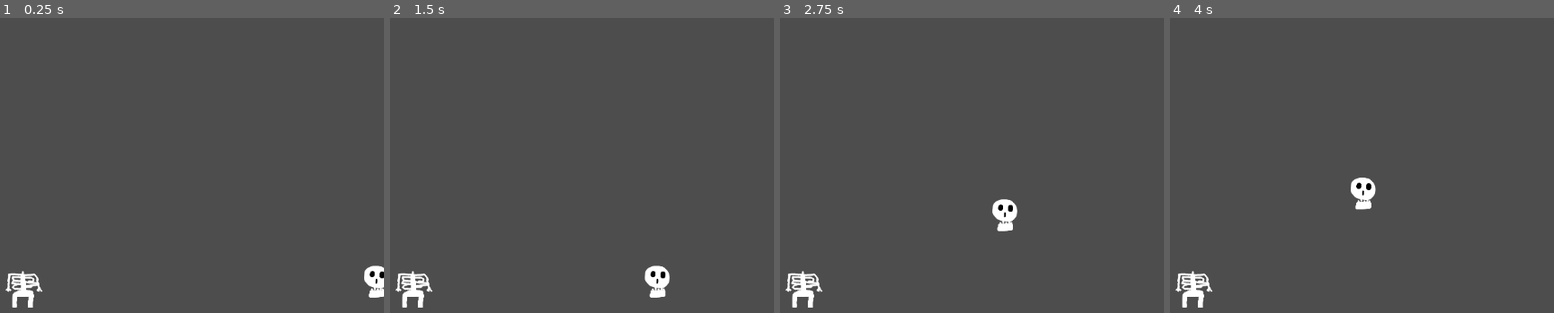
Above: before the commit, frames 1-4 (left to right).
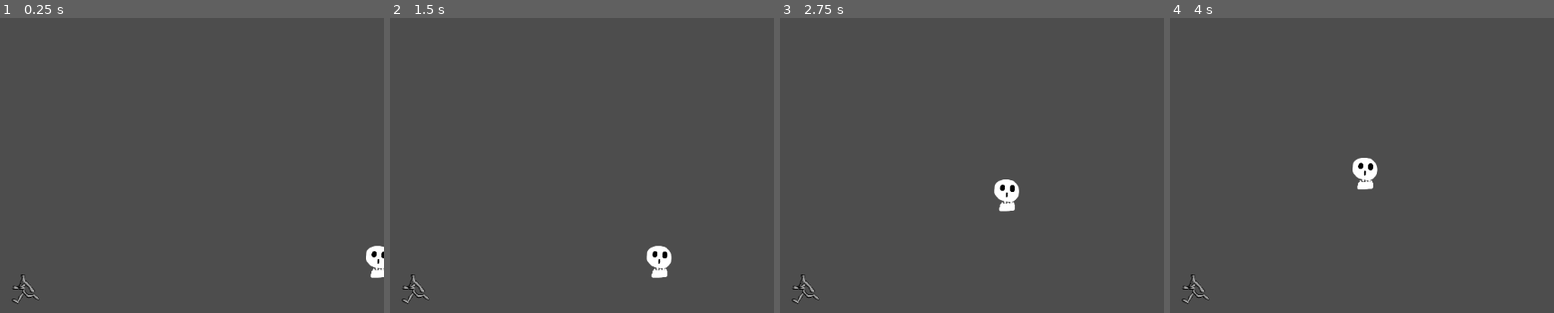
Above: after the commit, the same moments.

Repository: catowbr/skeleton-game
Game: Godot game, scene res://scenes/game.tscn
Two runs of this game, one before a commit and one after it. Both use one fixed random seed, a clock stepped at 60 frames per second and the inputs below.
Inputs:
- Up to frame 1 (0.25 s): no input
- Up to frame 2 (1.5 s): no input
- Up to frame 3 (2.75 s): no input
- Up to frame 4 (4 s): no input

The runs differ from the first frame. In frame 1, 1.4% of the frame differs, in the area x 1-100%, y 77-99%; in frame 2, 1.6%, in the area x 1-74%, y 77-99%; in frame 3, 1.5%; in frame 4, 1.5%.

Commit message:
Added Character Sprite and fixed centering

Diff:
--- a/scenes/skeleton.tscn
+++ b/scenes/skeleton.tscn
@@ -2,18 +2,286 @@
 
 [ext_resource type="Script" uid="uid://c3ym68letwqs" path="res://scripts/skeleton.gd" id="1_pbvs3"]
 [ext_resource type="Texture2D" uid="uid://sgam2ksom3l0" path="res://assets/skeleton_realy_bad.png" id="2_txkty"]
-
-[sub_resource type="RectangleShape2D" id="RectangleShape2D_pbvs3"]
-size = Vector2(12.666667, 19.000002)
+[ext_resource type="Texture2D" uid="uid://dendlbwtvo8h3" path="res://assets/Character/CharacterIdleFrame.png" id="3_bnirc"]
+[ext_resource type="Texture2D" uid="uid://n6lpdea86kld" path="res://assets/Character/CharacterWalkSheet.png" id="3_ivqcw"]
+
+[sub_resource type="CapsuleShape2D" id="CapsuleShape2D_bnirc"]
+radius = 3.0
+height = 12.0
+
+[sub_resource type="AtlasTexture" id="AtlasTexture_g1s2x"]
+atlas = ExtResource("3_bnirc")
+region = Rect2(0, 0, 64, 64)
+
+[sub_resource type="AtlasTexture" id="AtlasTexture_bnirc"]
+atlas = ExtResource("3_ivqcw")
+region = Rect2(0, 64, 64, 64)
+
+[sub_resource type="AtlasTexture" id="AtlasTexture_5pgwy"]
+atlas = ExtResource("3_ivqcw")
+region = Rect2(64, 64, 64, 64)
+
+[sub_resource type="AtlasTexture" id="AtlasTexture_ssl1b"]
+atlas = ExtResource("3_ivqcw")
+region = Rect2(128, 64, 64, 64)
+
+[sub_resource type="AtlasTexture" id="AtlasTexture_w4hcs"]
+atlas = ExtResource("3_ivqcw")
+region = Rect2(192, 64, 64, 64)
+
+[sub_resource type="AtlasTexture" id="AtlasTexture_haw2w"]
+atlas = ExtResource("3_ivqcw")
+region = Rect2(256, 64, 64, 64)
+
+[sub_resource type="AtlasTexture" id="AtlasTexture_i0f3v"]
+atlas = ExtResource("3_ivqcw")
+region = Rect2(320, 64, 64, 64)
+
+[sub_resource type="AtlasTexture" id="AtlasTexture_xrus2"]
+atlas = ExtResource("3_ivqcw")
+region = Rect2(384, 64, 64, 64)
+
+[sub_resource type="AtlasTexture" id="AtlasTexture_7e1v2"]
+atlas = ExtResource("3_ivqcw")
+region = Rect2(448, 64, 64, 64)
+
+[sub_resource type="AtlasTexture" id="AtlasTexture_rjsi3"]
+atlas = ExtResource("3_ivqcw")
+region = Rect2(0, 128, 64, 64)
+
+[sub_resource type="AtlasTexture" id="AtlasTexture_3nhjk"]
+atlas = ExtResource("3_ivqcw")
+region = Rect2(64, 128, 64, 64)
+
+[sub_resource type="AtlasTexture" id="AtlasTexture_ghshk"]
+atlas = ExtResource("3_ivqcw")
+region = Rect2(128, 128, 64, 64)
+
+[sub_resource type="AtlasTexture" id="AtlasTexture_e85v8"]
+atlas = ExtResource("3_ivqcw")
+region = Rect2(192, 128, 64, 64)
+
+[sub_resource type="AtlasTexture" id="AtlasTexture_f63t1"]
+atlas = ExtResource("3_ivqcw")
+region = Rect2(256, 128, 64, 64)
+
+[sub_resource type="AtlasTexture" id="AtlasTexture_v6rpr"]
+atlas = ExtResource("3_ivqcw")
+region = Rect2(320, 128, 64, 64)
+
+[sub_resource type="AtlasTexture" id="AtlasTexture_6yhqa"]
+atlas = ExtResource("3_ivqcw")
+region = Rect2(384, 128, 64, 64)
+
+[sub_resource type="AtlasTexture" id="AtlasTexture_2iffn"]
+atlas = ExtResource("3_ivqcw")
+region = Rect2(448, 128, 64, 64)
+
+[sub_resource type="AtlasTexture" id="AtlasTexture_67pwj"]
+atlas = ExtResource("3_ivqcw")
+region = Rect2(0, 192, 64, 64)
+
+[sub_resource type="AtlasTexture" id="AtlasTexture_dnc0r"]
+atlas = ExtResource("3_ivqcw")
+region = Rect2(64, 192, 64, 64)
+
+[sub_resource type="AtlasTexture" id="AtlasTexture_l18t7"]
+atlas = ExtResource("3_ivqcw")
+region = Rect2(128, 192, 64, 64)
+
+[sub_resource type="AtlasTexture" id="AtlasTexture_vdbwx"]
+atlas = ExtResource("3_ivqcw")
+region = Rect2(192, 192, 64, 64)
+
+[sub_resource type="AtlasTexture" id="AtlasTexture_wdbj4"]
+atlas = ExtResource("3_ivqcw")
+region = Rect2(256, 192, 64, 64)
+
+[sub_resource type="AtlasTexture" id="AtlasTexture_i84ui"]
+atlas = ExtResource("3_ivqcw")
+region = Rect2(320, 192, 64, 64)
+
+[sub_resource type="AtlasTexture" id="AtlasTexture_ulcnj"]
+atlas = ExtResource("3_ivqcw")
+region = Rect2(384, 192, 64, 64)
+
+[sub_resource type="AtlasTexture" id="AtlasTexture_yjqjo"]
+atlas = ExtResource("3_ivqcw")
+region = Rect2(448, 192, 64, 64)
+
+[sub_resource type="AtlasTexture" id="AtlasTexture_8l6in"]
+atlas = ExtResource("3_ivqcw")
+region = Rect2(0, 0, 64, 64)
+
+[sub_resource type="AtlasTexture" id="AtlasTexture_bogq3"]
+atlas = ExtResource("3_ivqcw")
+region = Rect2(64, 0, 64, 64)
+
+[sub_resource type="AtlasTexture" id="AtlasTexture_w1nps"]
+atlas = ExtResource("3_ivqcw")
+region = Rect2(128, 0, 64, 64)
+
+[sub_resource type="AtlasTexture" id="AtlasTexture_05nho"]
+atlas = ExtResource("3_ivqcw")
+region = Rect2(192, 0, 64, 64)
+
+[sub_resource type="AtlasTexture" id="AtlasTexture_xbje2"]
+atlas = ExtResource("3_ivqcw")
+region = Rect2(256, 0, 64, 64)
+
+[sub_resource type="AtlasTexture" id="AtlasTexture_bheaq"]
+atlas = ExtResource("3_ivqcw")
+region = Rect2(320, 0, 64, 64)
+
+[sub_resource type="AtlasTexture" id="AtlasTexture_aajq6"]
+atlas = ExtResource("3_ivqcw")
+region = Rect2(384, 0, 64, 64)
+
+[sub_resource type="AtlasTexture" id="AtlasTexture_r1h1b"]
+atlas = ExtResource("3_ivqcw")
+region = Rect2(448, 0, 64, 64)
+
+[sub_resource type="SpriteFrames" id="SpriteFrames_x7qf6"]
+animations = [{
+"frames": [{
+"duration": 1.0,
+"texture": SubResource("AtlasTexture_g1s2x")
+}],
+"loop": 1,
+"name": &"default",
+"speed": 1.0
+}, {
+"frames": [{
+"duration": 1.0,
+"texture": SubResource("AtlasTexture_bnirc")
+}, {
+"duration": 1.0,
+"texture": SubResource("AtlasTexture_5pgwy")
+}, {
+"duration": 1.0,
+"texture": SubResource("AtlasTexture_ssl1b")
+}, {
+"duration": 1.0,
+"texture": SubResource("AtlasTexture_w4hcs")
+}, {
+"duration": 1.0,
+"texture": SubResource("AtlasTexture_haw2w")
+}, {
+"duration": 1.0,
+"texture": SubResource("AtlasTexture_i0f3v")
+}, {
+"duration": 1.0,
+"texture": SubResource("AtlasTexture_xrus2")
+}, {
+"duration": 1.0,
+"texture": SubResource("AtlasTexture_7e1v2")
+}],
+"loop": 1,
+"name": &"walkDown",
+"speed": 12.0
+}, {
+"frames": [{
+"duration": 1.0,
+"texture": SubResource("AtlasTexture_rjsi3")
+}, {
+"duration": 1.0,
+"texture": SubResource("AtlasTexture_3nhjk")
+}, {
+"duration": 1.0,
+"texture": SubResource("AtlasTexture_ghshk")
+}, {
+"duration": 1.0,
+"texture": SubResource("AtlasTexture_e85v8")
+}, {
+"duration": 1.0,
+"texture": SubResource("AtlasTexture_f63t1")
+}, {
+"duration": 1.0,
+"texture": SubResource("AtlasTexture_v6rpr")
+}, {
+"duration": 1.0,
+"texture": SubResource("AtlasTexture_6yhqa")
+}, {
+"duration": 1.0,
+"texture": SubResource("AtlasTexture_2iffn")
+}],
+"loop": 1,
+"name": &"walkLeft",
+"speed": 12.0
+}, {
+"frames": [{
+"duration": 1.0,
+"texture": SubResource("AtlasTexture_67pwj")
+}, {
+"duration": 1.0,
+"texture": SubResource("AtlasTexture_dnc0r")
+}, {
+"duration": 1.0,
+"texture": SubResource("AtlasTexture_l18t7")
+}, {
+"duration": 1.0,
+"texture": SubResource("AtlasTexture_vdbwx")
+}, {
+"duration": 1.0,
+"texture": SubResource("AtlasTexture_wdbj4")
+}, {
+"duration": 1.0,
+"texture": SubResource("AtlasTexture_i84ui")
+}, {
+"duration": 1.0,
+"texture": SubResource("AtlasTexture_ulcnj")
+}, {
+"duration": 1.0,
+"texture": SubResource("AtlasTexture_yjqjo")
+}],
+"loop": 1,
+"name": &"walkRight",
+"speed": 12.0
+}, {
+"frames": [{
+"duration": 1.0,
+"texture": SubResource("AtlasTexture_8l6in")
+}, {
+"duration": 1.0,
+"texture": SubResource("AtlasTexture_bogq3")
+}, {
+"duration": 1.0,
+"texture": SubResource("AtlasTexture_w1nps")
+}, {
+"duration": 1.0,
+"texture": SubResource("AtlasTexture_05nho")
+}, {
+"duration": 1.0,
+"texture": SubResource("AtlasTexture_xbje2")
+}, {
+"duration": 1.0,
+"texture": SubResource("AtlasTexture_bheaq")
+}, {
+"duration": 1.0,
+"texture": SubResource("AtlasTexture_aajq6")
+}, {
+"duration": 1.0,
+"texture": SubResource("AtlasTexture_r1h1b")
+}],
+"loop": 1,
+"name": &"walkUp",
+"speed": 12.0
+}]
 
 [node name="Skeleton" type="CharacterBody2D" unique_id=1441512005]
-position = Vector2(3, -32)
 script = ExtResource("1_pbvs3")
 
 [node name="CollisionShape2D" type="CollisionShape2D" parent="." unique_id=1424430067]
-position = Vector2(-2.9999995, 3.4999995)
+position = Vector2(0, 12.98)
 scale = Vector2(3, 3)
-shape = SubResource("RectangleShape2D_pbvs3")
+shape = SubResource("CapsuleShape2D_bnirc")
 
 [node name="Sprite2D" type="Sprite2D" parent="." unique_id=1696465887]
+visible = false
 texture = ExtResource("2_txkty")
+
+[node name="AnimatedSprite2D" type="AnimatedSprite2D" parent="." unique_id=814024326]
+position = Vector2(-1, 0)
+sprite_frames = SubResource("SpriteFrames_x7qf6")
+animation = &"walkLeft"
+frame_progress = 0.66757804
Binary file added: assets/Character/CharacterIdleFrame.png
Not shown, added: assets/Character/CharacterIdleFrame.png.import
Binary file added: assets/Character/CharacterWalkSheet.png
Not shown, added: assets/Character/CharacterWalkSheet.png.import
